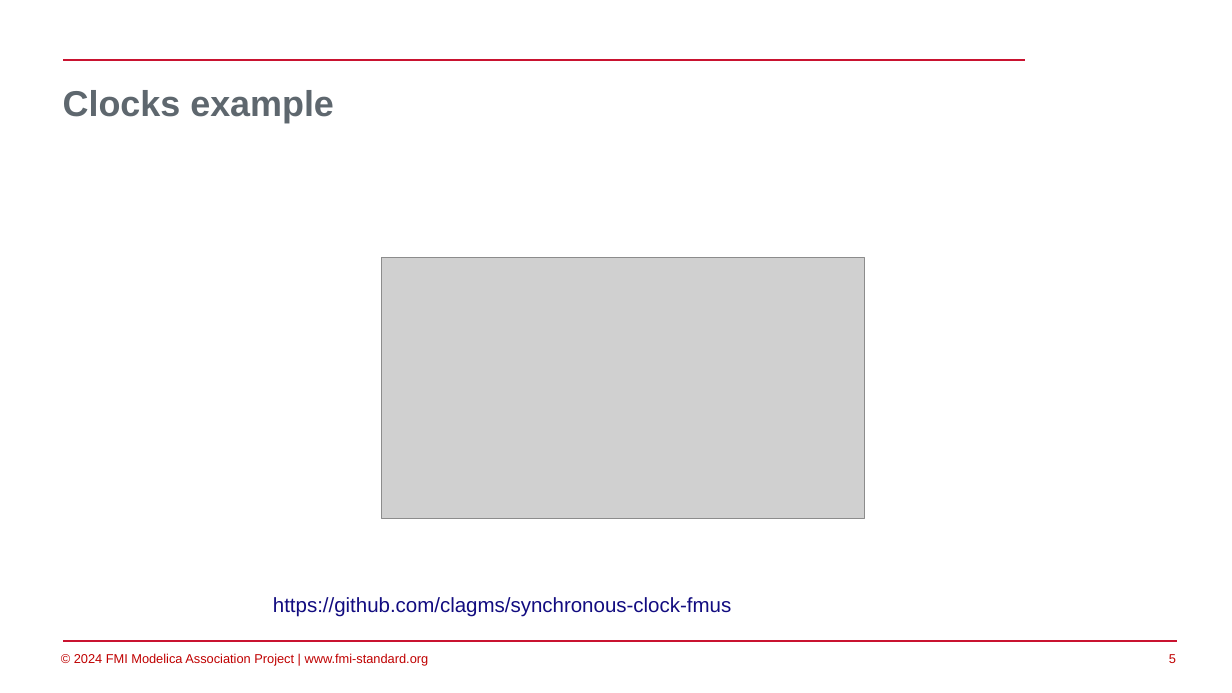
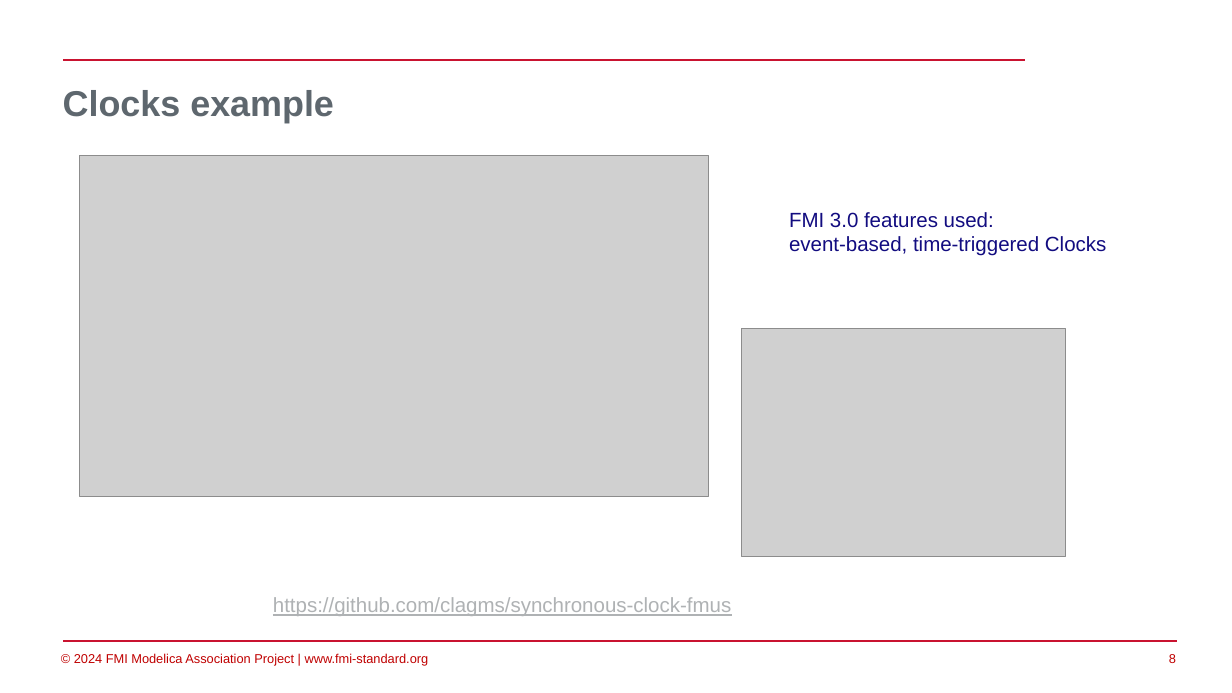
Before and after one commit to modelica/fmi-beginners-tutorial-2025, a slide deck: slide 8 of part4/FMI-overall.pptx (slide 5 before the commit). Drawn at 1232x693 pixels with LibreOffice and Linux fonts; fonts in the diff are those of the drawing; grey boxes stand for pictures; background and template pictures are left out. Boxes give left, top, right and bottom in pixels: in the first picture for what was removed or moved away, otherwise in the second. Text is boxed around its words. In the diff, an @@ line names an element or a change of style, - is before the commit and + after.

Commit message:
improve part 4 w.r.t. FMI 3.0 features

```diff
--- a/part4/FMI-overall.pptx
+++ b/part4/FMI-overall.pptx
@@ picture: place and size @@
-picture at (382,258,864,518)
+picture at (79,156,709,496)
@@ text added at (789,212,1106,256), 16 pt, text #120C80 @@
+FMI 3.0 features used:
+event-based, time-triggered Clocks
@@ picture added at (742,329,1067,556) @@
@@ text "https://github.com/clagms/synchronous-clock-fmus" at (273,597,731,616): text colour #120C80 to #AFB2B4, underline on @@
```
Also in this commit, not shown: 2 other slides changed, 5 slides added, 2 slides removed.
